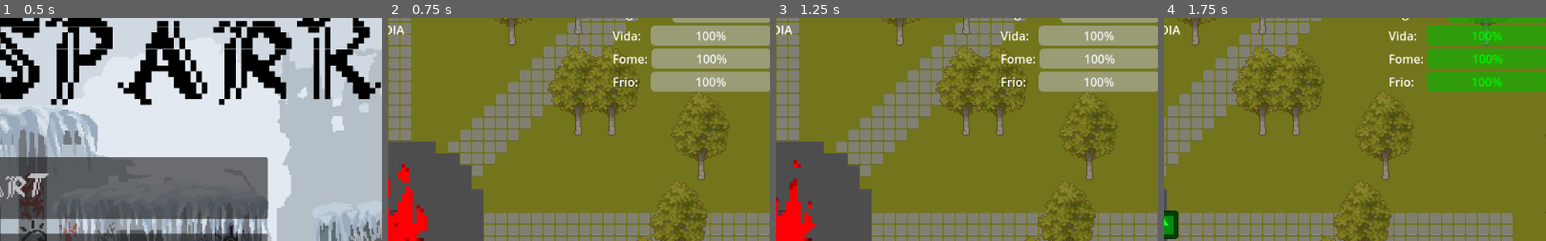
Above: before the commit, frames 1-4 (left to right).
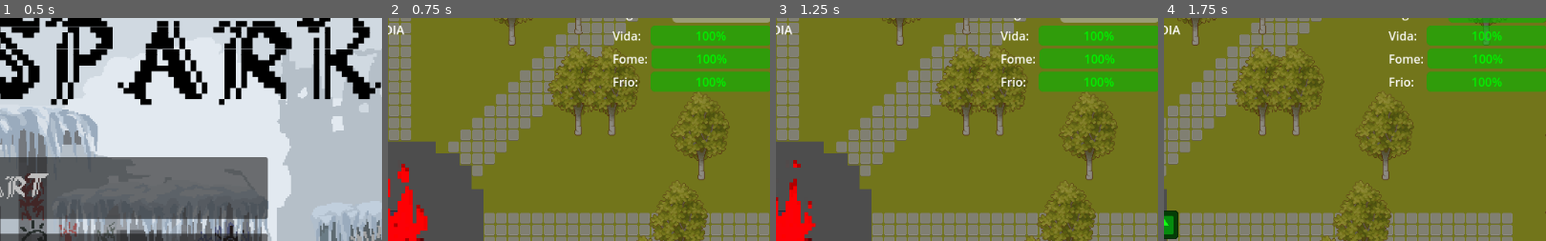
Above: after the commit, the same moments.

Repository: Isabeautiful/last-spark
Game: Godot game, scene res://Scenes/UI/main_menu.tscn
Two runs of this game, one before a commit and one after it. Both use one fixed random seed, a clock stepped at 60 frames per second and the inputs below. The engine's default icon, where the game draws it, is replaced by a stand-in: a white triangle on a blue panel in a dark square.
Inputs (mouse positions are % of the whole screen's width and height, from its top left):
- Up to frame 1 (0.5 s): no input
- Up to frame 2 (0.75 s): click "START" at 0.5 s
- Up to frame 3 (1.25 s): no input
- Up to frame 4 (1.75 s): tap Enter at 1.25 s; move the mouse to (72, 45) at 1.27 s; hold D (Right) from 1.28 s (still down); hold Space (attack) from 1.28 s (still down); click (72, 45) at 1.42 s; tap Q (eat) at 1.55 s
The pictures show only the part of the screen within x 50-100%, y 4-54%; the shares and areas given below are measured in that part.

Frame 1 is identical in both runs. In frame 2, 8.5% of the frame differs, in the area x 68-100%, y 3-34%; in frame 3, 8.5%; in frame 4, nothing differs.

Commit message:
Limites de mapa implementados

Diff:
--- a/Autoloads/GameSignals.gd
+++ b/Autoloads/GameSignals.gd
@@ -22,8 +22,10 @@
 signal fire_level_changed(level: int)
 signal player_status_changed(health: float, hunger: float, cold: float)
 signal player_died()
+
 signal player_hit(damage : float)
 signal hideWarning(type: String)
+signal showWarning(message:String,type:String)
 signal player_attacked(damage: int)
 signal shadow_damaged(damage: int)
 signal wood_used(amount: int)
--- a/Scenes/game.tscn
+++ b/Scenes/game.tscn
@@ -30,6 +30,10 @@
 [node name="Player" parent="." instance=ExtResource("1_ebmjs")]
 
 [node name="Camera2D" type="Camera2D" parent="Player"]
+limit_left = -1120
+limit_top = -1120
+limit_right = 1120
+limit_bottom = 1120
 script = ExtResource("4_1l0tm")
 
 [node name="Fire" parent="." instance=ExtResource("3_3dryh")]
--- a/Scripts/MapManager.gd
+++ b/Scripts/MapManager.gd
@@ -50,6 +50,7 @@
 
 	calculate_derived_variables()
 	generate_ground_layer()
+	generate_map_borders()
 	place_resources()
 	place_central_path()
 
@@ -72,6 +73,38 @@
 			if tile_pos.distance_to(map_center) < safe_zone_radius:
 				continue
 			tilemap_layer.set_cell(tile_pos, 0, Vector2i(0, 0), 0)
+
+func generate_map_borders():
+	var borders = []
+	var collision_shapes = []
+	var sum = 0
+
+	for i in range(4):
+		var staticBody = StaticBody2D.new()
+		var shapeInstance = CollisionShape2D.new()
+		var col = RectangleShape2D.new()
+
+		shapeInstance.shape = col
+		staticBody.collision_layer = 2
+		staticBody.collision_mask = 1
+
+		borders.push_back(staticBody)
+		collision_shapes.push_back(shapeInstance)
+
+		borders.get(i).add_child(collision_shapes.get(i))
+
+	borders[0].position = Vector2(0,map_radius*16)
+	borders[1].position = Vector2(map_radius*16,0)
+	borders[2].position = Vector2(0,-map_radius*16)
+	borders[3].position = Vector2(-map_radius*16,0)
+
+	collision_shapes[0].scale = Vector2(map_radius*16,1.0)
+	collision_shapes[1].scale = Vector2(1.0,map_radius*16)
+	collision_shapes[2].scale = Vector2(map_radius*16,1.0)
+	collision_shapes[3].scale = Vector2(1.0,map_radius*16)
+
+	for i in range(4):
+		add_child(borders[i])
 
 func place_central_path():
 	if not tilemap_layer:
--- a/Scripts/game.gd
+++ b/Scripts/game.gd
@@ -39,8 +39,8 @@
 		GameSignals.fire_low_warning.connect(_on_fire_low_warning)
 	if GameSignals.has_user_signal("fire_critical"):
 		GameSignals.fire_critical.connect(_on_fire_critical)
-	if GameSignals.has_user_signal("player_status_changed"):
-		GameSignals.player_status_changed.connect(_on_player_status_changed)
+#	if GameSignals.has_user_signal("player_status_changed"):
+#		GameSignals.player_status_changed.connect(_on_player_status_changed)
 	if GameSignals.has_user_signal("player_died"):
 		GameSignals.player_died.connect(_on_player_died)
 
@@ -399,42 +399,13 @@
 		hud.show_warning("FOGUEIRA CRÍTICA!","critical")
 		fire.set_warning_status(true,"critical")
 
-#Controle da emissão dos warnings
-#id0 = health,  id1=hunger, id2=cold
-var ac = [0,0,0]
-func _on_player_status_changed(health: float, hunger: float, cold: float):
-	if hud and hud.has_method("update_player_status"):
-		hud.update_player_status(health, hunger, cold)
-
-	if health < 30 and not player.is_health_warning_set:
-		if hud and hud.has_method("show_warning"):
-			player.set_warning_status(true,"health")
-			hud.show_warning("Saúde baixa!","health")
-			ac[0] = 0
-	elif ac[0] == 0:
-		player.set_warning_status(false,"health")
-		hud.hide_warning("health")
-		ac[0]+=1
-
-	if hunger < 20 and not player.is_hunger_warning_set:
-		if hud and hud.has_method("show_warning"):
-			player.set_warning_status(true,"hunger")
-			hud.show_warning("Fome extrema!","hunger")
-			ac[1] = 0
-	elif ac[1]==0:
-		player.set_warning_status(false,"hunger")
-		hud.hide_warning("hunger")
-		ac[1]+=1
-	if cold < 20 and not player.is_cold_warning_set:
-		if hud and hud.has_method("show_warning"):
-			player.set_warning_status(true,"cold")
-			hud.show_warning("Hipotermia!","cold")
-			ac[2]=0
-	elif ac[2]==0:
-		player.set_warning_status(false,"cold")
-		hud.hide_warning("cold")
-		ac[2]+=1
-
+#func _on_player_status_changed(health: float, hunger: float, cold: float):
+#	if hud and hud.has_method("update_player_status"):
+#		hud.update_player_status(health, hunger, cold)
+
+	#set_hud_status(hud,player.PlayerStatus.hurt,"health","Saúde Baixa!")
+	#set_hud_status(hud,player.PlayerStatus.hungry,"hunger","Fome Extrema!")
+	#set_hud_status(hud,player.PlayerStatus.cold,"cold","Hipotermia!")
 
 func _on_player_died():
 	print("O jogador morreu!")
--- a/Scripts/in_game_hud.gd
+++ b/Scripts/in_game_hud.gd
@@ -39,7 +39,10 @@
 	ResourceManager.bush_seeds_changed.connect(_on_bush_seeds_changed)
 
 	GameSignals.planting_mode_changed.connect(_on_planting_mode_changed)
+
+	GameSignals.player_status_changed.connect(update_player_status)
 	GameSignals.hideWarning.connect(hide_warning)
+	GameSignals.showWarning.connect(show_warning)
 
 func _on_build_button_pressed():
 	GameSignals.build_menu_toggled.emit()
--- a/Scripts/player.gd
+++ b/Scripts/player.gd
@@ -63,7 +63,6 @@
 	action_area.body_exited.connect(_on_action_area_body_exited)
 
 	GameSignals.player_hit.connect(take_damage)
-
 	# Configurar entrada
 	_setup_input_actions()
 
@@ -94,6 +93,7 @@
 	cold_timer.start()
 
 func _setup_input_actions():
+
 	# Ação de correr (Shift)
 	if not InputMap.has_action("run"):
 		InputMap.add_action("run")
@@ -178,11 +178,13 @@
 		# Animação simples
 		sprite.rotation = current_direction.angle()
 
-	velocity = input_dir * current_speed
-	move_and_slide()
+	velocity = input_dir * current_speed * delta
+	move_and_collide(velocity)
 
 	if health < 100:
 		health += Get_heal_factor() * delta
+
+	GameSignals.player_status_changed.emit(health,hunger,cold)
 
 #Retorna o valor de cura do jogador de acordo com o status
 func Get_heal_factor():
@@ -241,38 +243,74 @@
 	if hunger <= 0:
 		take_damage(5, "fome")
 		PlayerStatus.hungry = true
+
+		if not is_hunger_warning_set:
+			GameSignals.showWarning.emit("Fome Extrema!","hunger")
+			is_hunger_warning_set = true
 	else:
 		PlayerStatus.hungry = false
+		is_hunger_warning_set = false
+		GameSignals.hideWarning.emit("hunger")
 
 	if GameSignals.has_user_signal("player_status_changed"):
 		GameSignals.player_status_changed.emit(health, hunger, cold)
 
 #função para verificação do status de frio
+#func _on_cold_timer_timeout():
+#	var fire = get_tree().get_first_node_in_group("fire")
+
+#	if fire:
+#		var distance_to_fire = global_position.distance_to(fire.global_position)
+#		if fire.has_method("get_light_radius"):
+#			var heat_radius = fire.get_light_radius()
+#			is_in_heat_zone = distance_to_fire <= heat_radius
+
+#			if not is_in_heat_zone:
+#				cold -= 10
+#			else:
+#				cold = min(cold + 5, 100)
+#		else:
+#			cold -= 10
+#	else:
+#		cold -= 15
+
+#	cold = max(cold, 0)
+
+#	if cold <= 20:
+#		PlayerStatus.cold = true
+#		take_damage(3, "frio")
+#	else:
+#		PlayerStatus.cold = false
+#		GameSignals.hideWarning.emit("cold")
+
+#	if GameSignals.has_user_signal("player_status_changed"):
+#		GameSignals.player_status_changed.emit(health, hunger, cold)
+
 func _on_cold_timer_timeout():
 	var fire = get_tree().get_first_node_in_group("fire")
-	if fire:
-		var distance_to_fire = global_position.distance_to(fire.global_position)
-
-		if fire.has_method("get_light_radius"):
-			var heat_radius = fire.get_light_radius()
-			is_in_heat_zone = distance_to_fire <= heat_radius
-
-			if not is_in_heat_zone:
-				cold -= 10
-				if cold <= 20:
-					PlayerStatus.cold = true
-					take_damage(3, "frio")
-				else:
-					PlayerStatus.cold = false
-					GameSignals.hideWarning.emit("cold")
-			else:
-				cold = min(cold + 5, 100)
-		else:
-			cold -= 10
+	var distance_to_fire = global_position.distance_to(fire.global_position)
+	var heat_radius = fire.get_light_radius()
+
+	is_in_heat_zone = distance_to_fire <= heat_radius
+
+	if not is_in_heat_zone:
+		cold -= 10
 	else:
-		cold -= 15
+		cold = min(cold + 5, 100)
 
 	cold = max(cold, 0)
+
+	if cold <= 20:
+		PlayerStatus.cold = true
+		take_damage(3, "frio")
+
+		if not is_cold_warning_set:
+			GameSignals.showWarning.emit("Hipotermia!","cold")
+			is_cold_warning_set = true
+	else:
+		PlayerStatus.cold = false
+		is_cold_warning_set = false
+		GameSignals.hideWarning.emit("cold")
 
 	if GameSignals.has_user_signal("player_status_changed"):
 		GameSignals.player_status_changed.emit(health, hunger, cold)
@@ -415,8 +453,13 @@
 
 	if health <= 20:
 		PlayerStatus.hurt = true
+		if not is_health_warning_set:
+			GameSignals.showWarning.emit("Saúde Baixa!","health")
+			is_health_warning_set = true
 	else:
 		PlayerStatus.hurt = false
+		is_health_warning_set = false
+		GameSignals.hideWarning.emit("health")
 
 	if GameSignals.has_user_signal("player_status_changed"):
 		GameSignals.player_status_changed.emit(health, hunger, cold)
